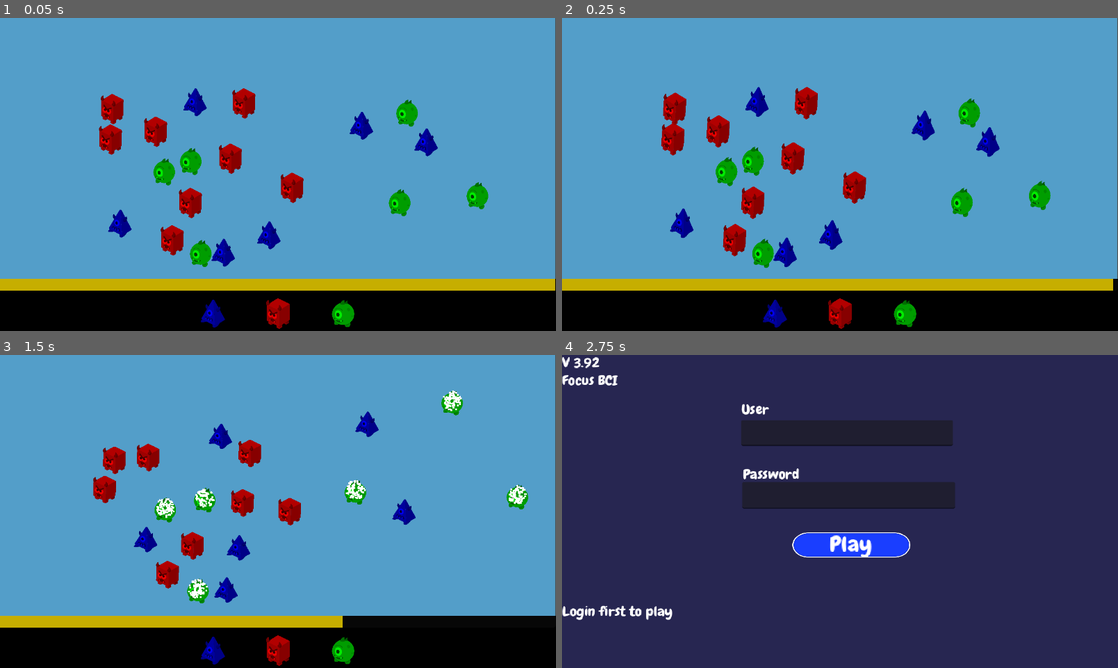
Above: before the commit, frames 1-4 (two rows, left to right).
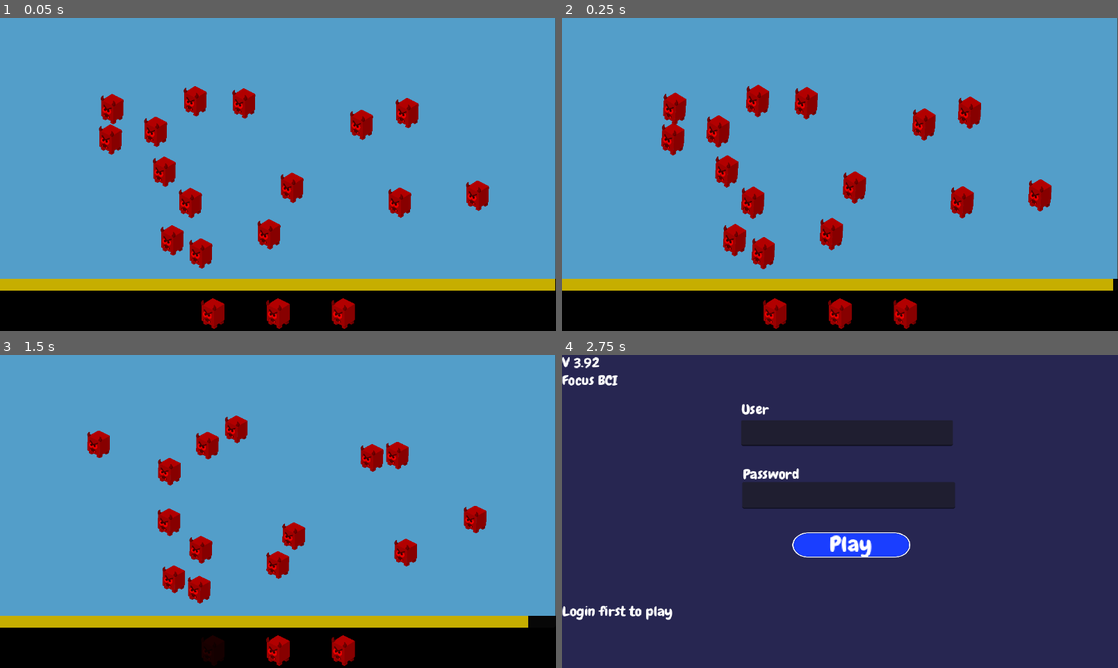
Above: after the commit, the same moments.

Repository: Hunter-Soft/Prototipo-MonstrosSA
Game: Godot game, scene res://Scenes/Level01Test.tscn
Two runs of this game, one before a commit and one after it. Both use one fixed random seed, a clock stepped at 60 frames per second and the inputs below. This scene is started directly instead of the project's main scene.
Inputs (mouse positions are in pixels of both pictures, inside the frame that each line leads up to):
- Up to frame 1 (0.05 s): no input
- Up to frame 2 (0.25 s): no input
- Up to frame 3 (1.5 s): tap Enter (ui_accept) at 0.5 s; drag from (111, 477) to (400, 539) at 0.52 s; drag from (355, 492) to (105, 486) at 1.27 s
- Up to frame 4 (2.75 s): move the mouse to (1079, 495) at 2.02 s; tap Tab (login) at 2.1 s; click (1079, 495) at 2.17 s

The runs differ from the first frame. In frame 1, 4.4% of the frame differs, in the area x 19-88%, y 21-100%; in frame 2, 4.7%; in frame 3, 9.8%, in the area x 15-95%, y 11-100%; in frame 4, nothing differs.

Commit message:
V0.155: Adição da duplicação de bichos
BUG ENCONTRADO: o available não está funcionando, quando tem poucos bixos de um tipo tem chance de ele pedir mais do que existem na tela, também precisa do aleatorizador de número de pedido, fazer depois de arrumar o available

Diff:
--- a/tavis_4_project/Scenes/Level01Test.tscn
+++ b/tavis_4_project/Scenes/Level01Test.tscn
@@ -36,10 +36,11 @@
 
 [node name="SpawnerComponent" parent="." unique_id=1821356837 instance=ExtResource("1_3wvi2")]
 position = Vector2(27, 28)
-chance_to_dupe = 0.5
-max_monsters = 20
+chance_to_dupe = 80.0
+max_monsters = 15
+monsters_to_spawn = 15
 monster_pool = Array[PackedScene]([ExtResource("3_cps6d"), ExtResource("4_5ad2a"), ExtResource("6_awh1v")])
-monster_pool_chance = Array[int]([60, 60, 60])
+monster_pool_chance = Array[int]([60, 15, 30])
 
 [node name="OrderManager" parent="." unique_id=264940256 instance=ExtResource("6_5ad2a")]
 position = Vector2(640, 624)
--- a/tavis_4_project/spawnerComponent.gd
+++ b/tavis_4_project/spawnerComponent.gd
@@ -49,6 +49,8 @@
 		})
 	#endregion
 
+	var last_monster: int = -1
+
 	#region Spawna os monstros quando precisar, no início do jogo spawna 20
 	while monsters_to_spawn > 0:
 		#region Cuida da roleta
@@ -63,15 +65,17 @@
 		var chance_index = 0
 
 		for monster in indexed:
-			#if randf() <= chance_to_dupe:
-				#print("primeiro")
-				##acumulated_chance += monster.value
-				#break
+			if last_monster != -1 && randf() < chance_to_dupe:
+				print("primeiro")
+				chance_index = last_monster
+				#acumulated_chance += monster.value
+				break
 
 			acumulated_chance += monster.value
 			if rng < acumulated_chance:
 				#print("C")
 				chance_index = monster.original_index
+				last_monster = chance_index
 				break
 		#endregion
 
